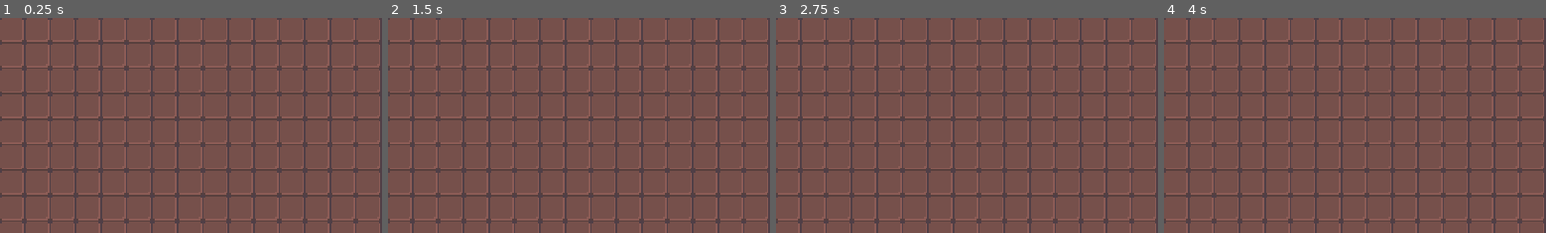
Above: before the commit, frames 1-4 (left to right).
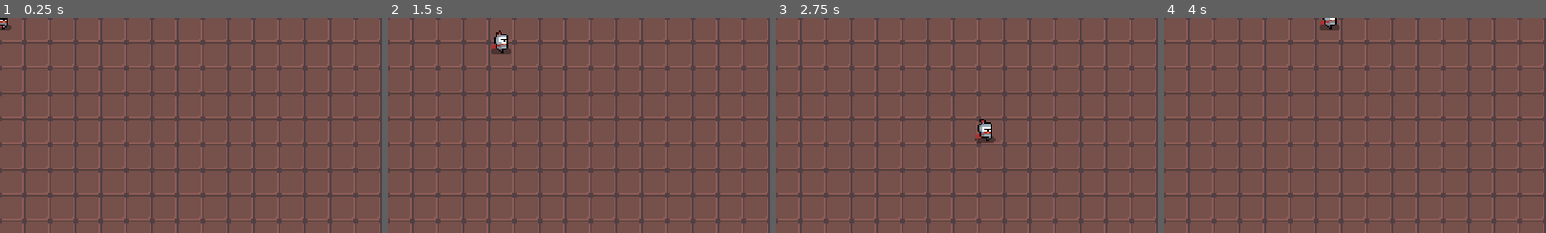
Above: after the commit, the same moments.

Repository: Brywire/Godot-Dungeon-Crawler
Game: Godot game, scene res://Game.tscn
Same seed, same stepped clock (60 frames per second), same inputs: the game is played once before the commit and once after it.
Inputs (mouse positions are % of the whole screen's width and height, from its top left):
- Up to frame 1 (0.25 s): no input
- Up to frame 2 (1.5 s): tap Enter at 0.5 s; move the mouse to (72, 45) at 0.52 s; hold Right (ui_right) 0.53-1.28 s; move the mouse to (30, 55) at 1.27 s; hold Down (ui_down) from 1.28 s (still down)
- Up to frame 3 (2.75 s): move the mouse to (60, 28) at 2.02 s; release Down (ui_down) at 2.03 s; hold Right (ui_right) from 2.03 s (still down)
- Up to frame 4 (4 s): move the mouse to (45, 70) at 2.77 s; release Right (ui_right) at 2.78 s; hold Up (ui_up) 2.78-3.53 s; move the mouse to (80, 65) at 3.52 s; hold Left (ui_left) from 3.53 s (still down)
The pictures show only the part of the screen within x 0-50%, y 0-50%; the shares and areas given below are measured in that part.

The runs differ from the first frame. In frame 1, 0.1% of the frame differs, in the area x 0-3%, y 0-6%; in frame 2, 0.4%; in frame 3, 0.4%, in the area x 52-58%, y 47-59%; in frame 4, 0.3%.

Commit message:
[+] Player State Machine

Diff:
--- a/Characters/Character.gd
+++ b/Characters/Character.gd
@@ -5,6 +5,8 @@
 
 export(int) var acceleration: int = 40
 export(int) var max_speed: int = 100
+
+onready var animated_sprite: AnimatedSprite = get_node("AnimatedSprite")
 
 var mov_direction: Vector2 = Vector2.ZERO
 var velocity: Vector2 = Vector2.ZERO
--- /dev/null
+++ b/Characters/Player/FiniteStateMachine.gd
@@ -0,0 +1,30 @@
+extends FiniteStateMachine
+
+
+func _init() -> void:
+	_add_state("idle")
+	_add_state("move")
+
+func _ready() -> void:
+	set_state(states.idle)
+
+func _state_logic(_delta: float) -> void:
+		parent.get_input()
+		parent.move()
+
+func _get_transition() -> int:
+	match state:
+		states.idle:
+			if parent.velocity.length() > 10:
+				return states.move
+		states.move:
+			if parent.velocity.length() < 10:
+				return states.idle
+	return -1
+
+func _enter_state(_previous_state: int, new_state: int) -> void:
+	match new_state:
+		states.idle:
+			animation_player.play("idle")
+		states.move:
+			animation_player.play("move")
--- /dev/null
+++ b/Characters/Player/Player.gd
@@ -0,0 +1,20 @@
+extends Character
+
+func _process(_delta: float) -> void:
+	var mouse_direction: Vector2 = (get_global_mouse_position() - global_position).normalized()
+
+	if mouse_direction.x > 0 and animated_sprite.flip_h:
+		animated_sprite.flip_h = false
+	elif mouse_direction.x < 0 and not animated_sprite.flip_h:
+		animated_sprite.flip_h = true
+
+func get_input() -> void:
+	mov_direction = Vector2.ZERO
+	if Input.is_action_pressed("ui_down"):
+		mov_direction += Vector2.DOWN
+	if Input.is_action_pressed("ui_left"):
+		mov_direction += Vector2.LEFT
+	if Input.is_action_pressed("ui_right"):
+		mov_direction += Vector2.RIGHT
+	if Input.is_action_pressed("ui_up"):
+		mov_direction += Vector2.UP
--- a/Characters/Player/Player.tscn
+++ b/Characters/Player/Player.tscn
@@ -1,9 +1,10 @@
-[gd_scene load_steps=21 format=2]
+[gd_scene load_steps=22 format=2]
 
 [ext_resource path="res://Characters/Character.tscn" type="PackedScene" id=1]
 [ext_resource path="res://Art/v1.1 dungeon crawler 16X16 pixel pack/heroes/knight/knight_run_spritesheet.png" type="Texture" id=2]
 [ext_resource path="res://Art/v1.1 dungeon crawler 16X16 pixel pack/heroes/knight/knight_idle_spritesheet.png" type="Texture" id=3]
 [ext_resource path="res://Characters/Player/Player.gd" type="Script" id=4]
+[ext_resource path="res://Characters/Player/FiniteStateMachine.gd" type="Script" id=5]
 
 [sub_resource type="AtlasTexture" id=1]
 atlas = ExtResource( 3 )
@@ -127,16 +128,28 @@
 length = 0.5
 loop = true
 tracks/0/type = "value"
-tracks/0/path = NodePath("AnimatedSprite:frame")
+tracks/0/path = NodePath("AnimatedSprite:animation")
 tracks/0/interp = 1
 tracks/0/loop_wrap = true
 tracks/0/imported = false
 tracks/0/enabled = true
 tracks/0/keys = {
+"times": PoolRealArray( 0 ),
+"transitions": PoolRealArray( 1 ),
+"update": 1,
+"values": [ "move" ]
+}
+tracks/1/type = "value"
+tracks/1/path = NodePath("AnimatedSprite:frame")
+tracks/1/interp = 1
+tracks/1/loop_wrap = true
+tracks/1/imported = false
+tracks/1/enabled = true
+tracks/1/keys = {
 "times": PoolRealArray( 0, 0.1, 0.2, 0.3, 0.4 ),
 "transitions": PoolRealArray( 1, 1, 1, 1, 1 ),
 "update": 1,
-"values": [ 0, 1, 2, 3, 4 ]
+"values": [ 1, 2, 3, 4, 5 ]
 }
 
 [node name="Player" instance=ExtResource( 1 )]
@@ -150,3 +163,6 @@
 anims/RESET = SubResource( 14 )
 anims/idle = SubResource( 15 )
 anims/move = SubResource( 16 )
+
+[node name="FiniteStateMachine" parent="." index="3"]
+script = ExtResource( 5 )
--- a/Game.tscn
+++ b/Game.tscn
@@ -1,6 +1,7 @@
-[gd_scene load_steps=3 format=2]
+[gd_scene load_steps=4 format=2]
 
 [ext_resource path="res://Art/v1.1 dungeon crawler 16X16 pixel pack/full tilemap.png" type="Texture" id=1]
+[ext_resource path="res://Characters/Player/Player.tscn" type="PackedScene" id=2]
 
 [sub_resource type="TileSet" id=1]
 0/name = "full tilemap.png 0"
@@ -25,3 +26,6 @@
 cell_size = Vector2( 16, 16 )
 format = 1
 tile_data = PoolIntArray( 0, 0, 0, 1, 0, 0, 2, 0, 0, 3, 0, 0, 4, 0, 0, 5, 0, 0, 6, 0, 0, 7, 0, 0, 8, 0, 0, 9, 0, 0, 10, …(6917 unchanged characters)…
+
+[node name="Player" parent="." instance=ExtResource( 2 )]
+max_speed = 90
